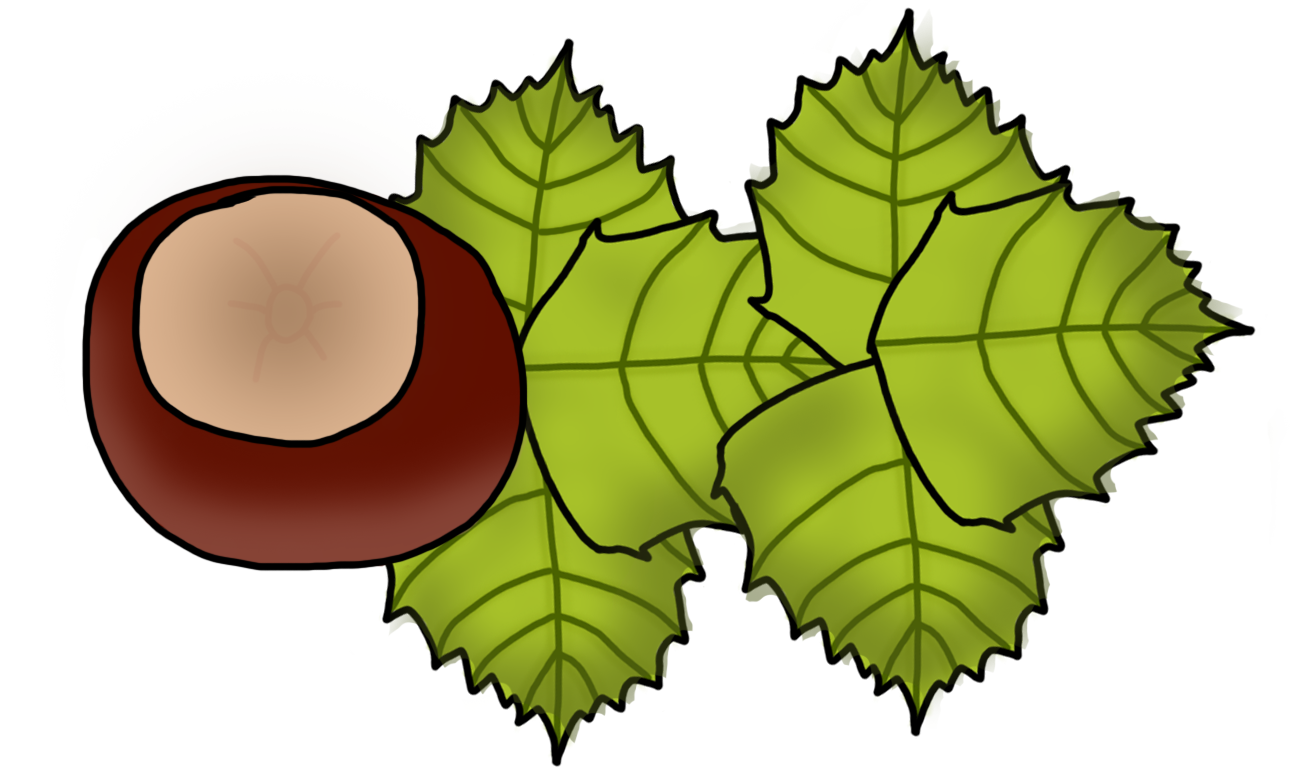
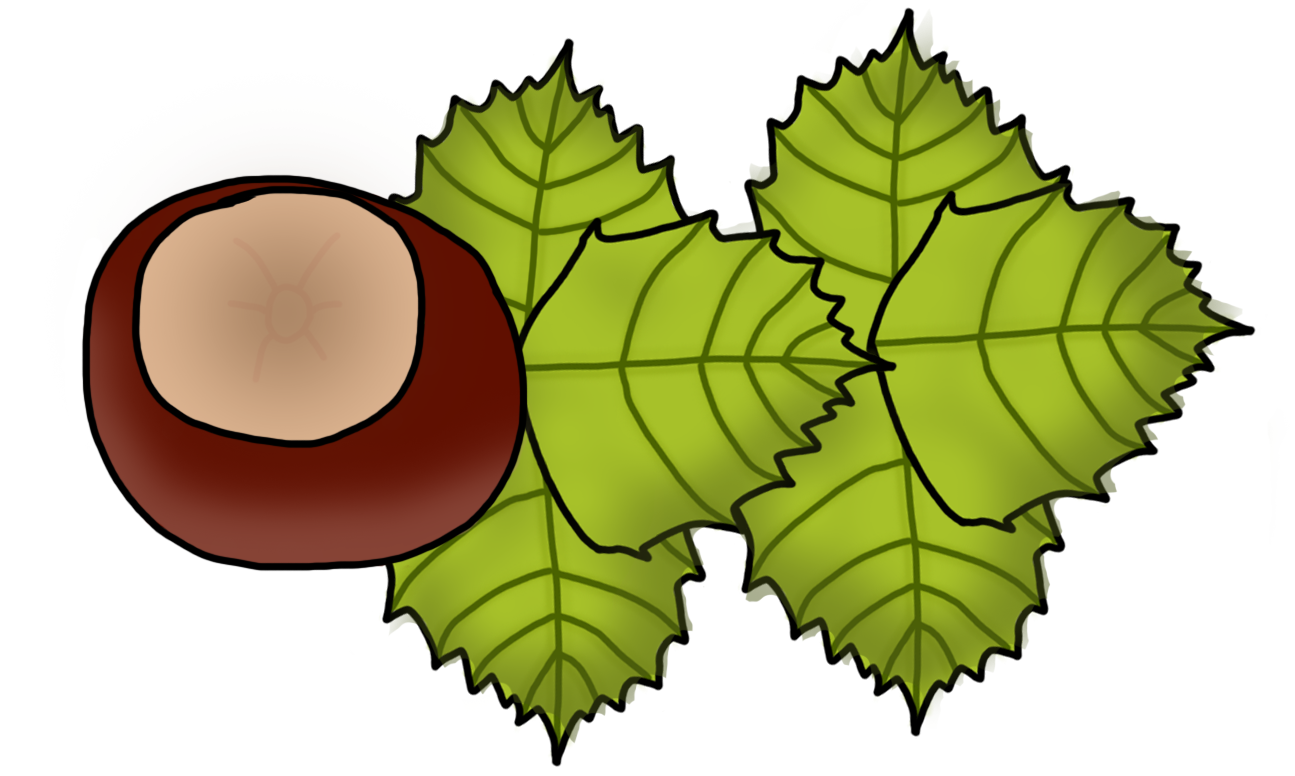
Before/after of a 1295px x 776px layered artwork. What changed in the layer stack:
moved "leaf center" above "leaf leftbottom" over [709, 228, 898, 529]
moved "leaf lefttop" above "leaf rightmost" over [725, 427, 729, 432]
